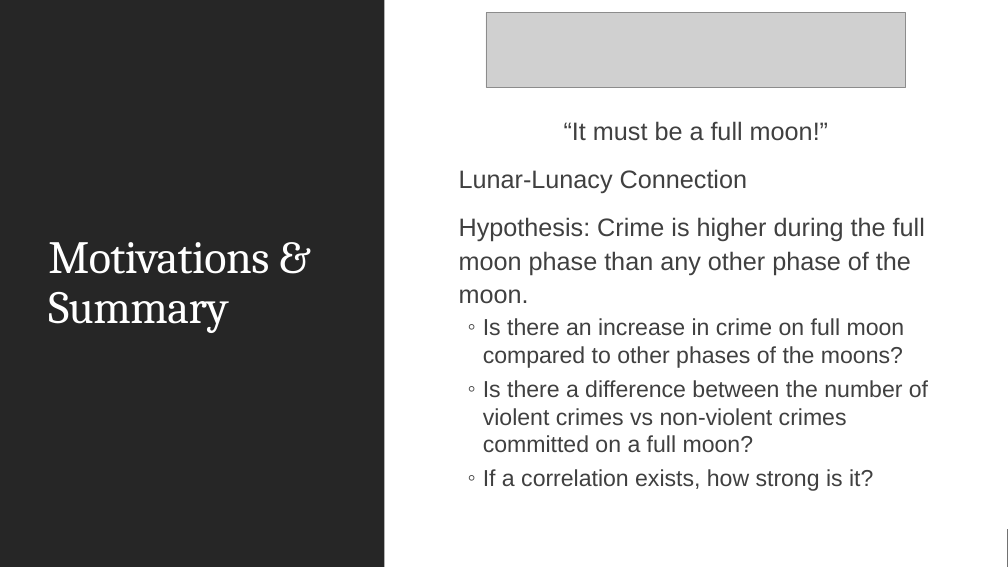
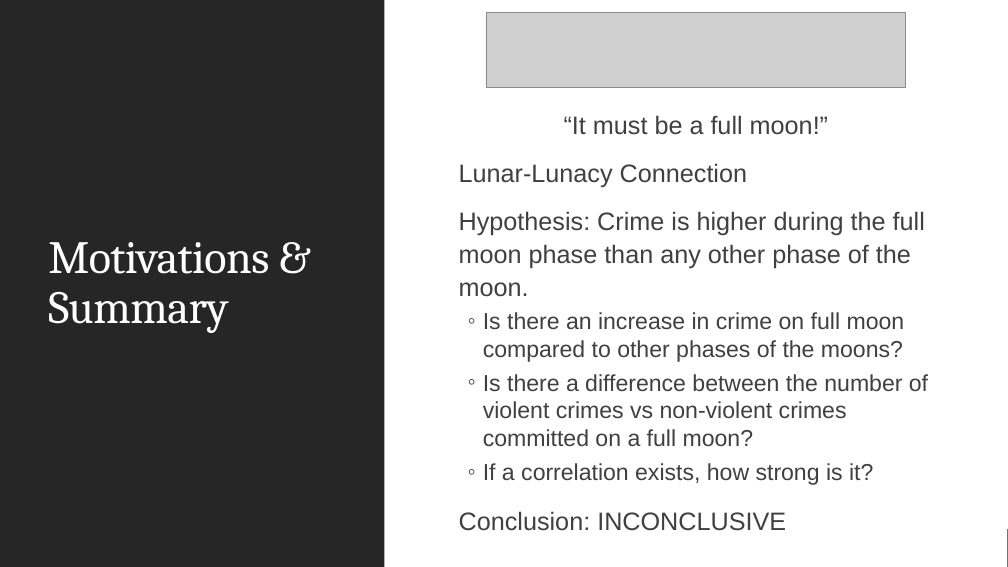
Before and after one commit to NHigs58/Project-1-, a slide deck: slide 2 of Presentation.pptx. Drawn at 1008x567 pixels with LibreOffice and Linux fonts; fonts in the diff are those of the drawing; grey boxes stand for pictures. Boxes give left, top, right and bottom in pixels: in the first picture for what was removed or moved away, otherwise in the second. Text is boxed around its words. In the diff, an @@ line names an element or a change of style, - is before the commit and + after.

```diff
--- a/Presentation.pptx
+++ b/Presentation.pptx
@@ text at bbox=[459, 511, 786, 531]: paragraph added @@
+  Conclusion: INCONCLUSIVE
```
Also in this commit, not shown: 1 other slide changed, 1 other file.
